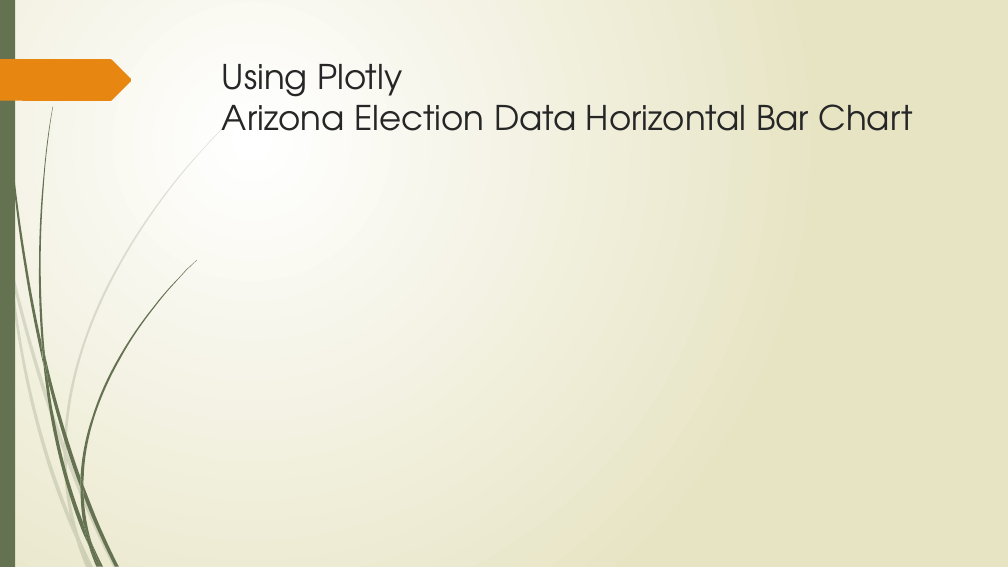
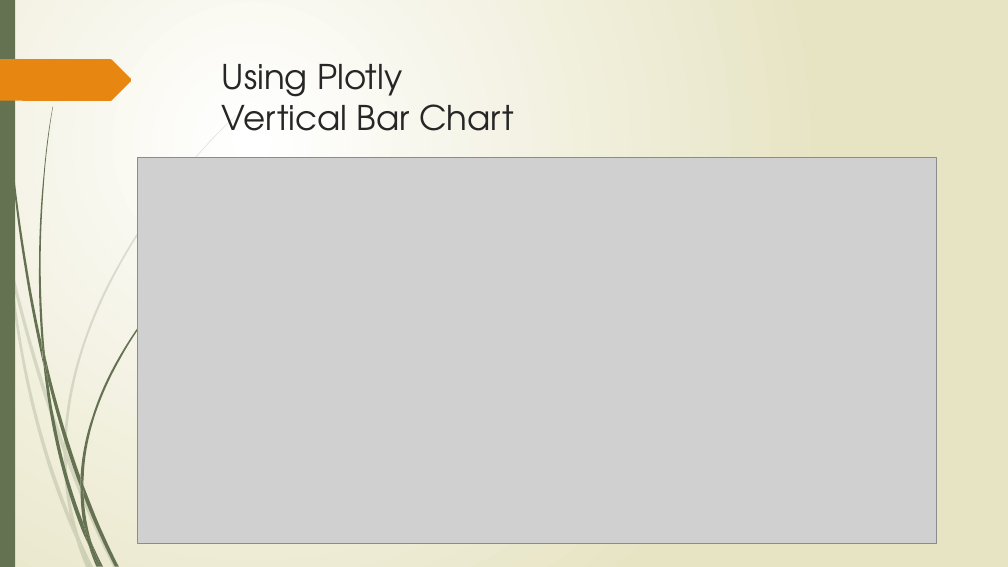
Before and after one commit to smartin25/pythonProject, a slide deck: slide 4 of Election Data Study.pptx (slide 7 before the commit). Drawn at 1008x567 pixels with LibreOffice and Linux fonts; fonts in the diff are those of the drawing; grey boxes stand for pictures. Boxes give left, top, right and bottom in pixels: in the first picture for what was removed or moved away, otherwise in the second. Text is boxed around its words. In the diff, an @@ line names an element or a change of style, - is before the commit and + after.

```diff
--- a/Election Data Study.pptx
+++ b/Election Data Study.pptx
@@ title at box(222, 64, 513, 131): text changed @@
-Using Plotly
-Arizona Election Data Horizontal Bar Chart
+Using Plotly
+Vertical Bar Chart
@@ picture added at box(138, 157, 937, 543) @@
```
Also in this commit, not shown: 4 other slides changed, 5 slides added, 2 slides removed.
